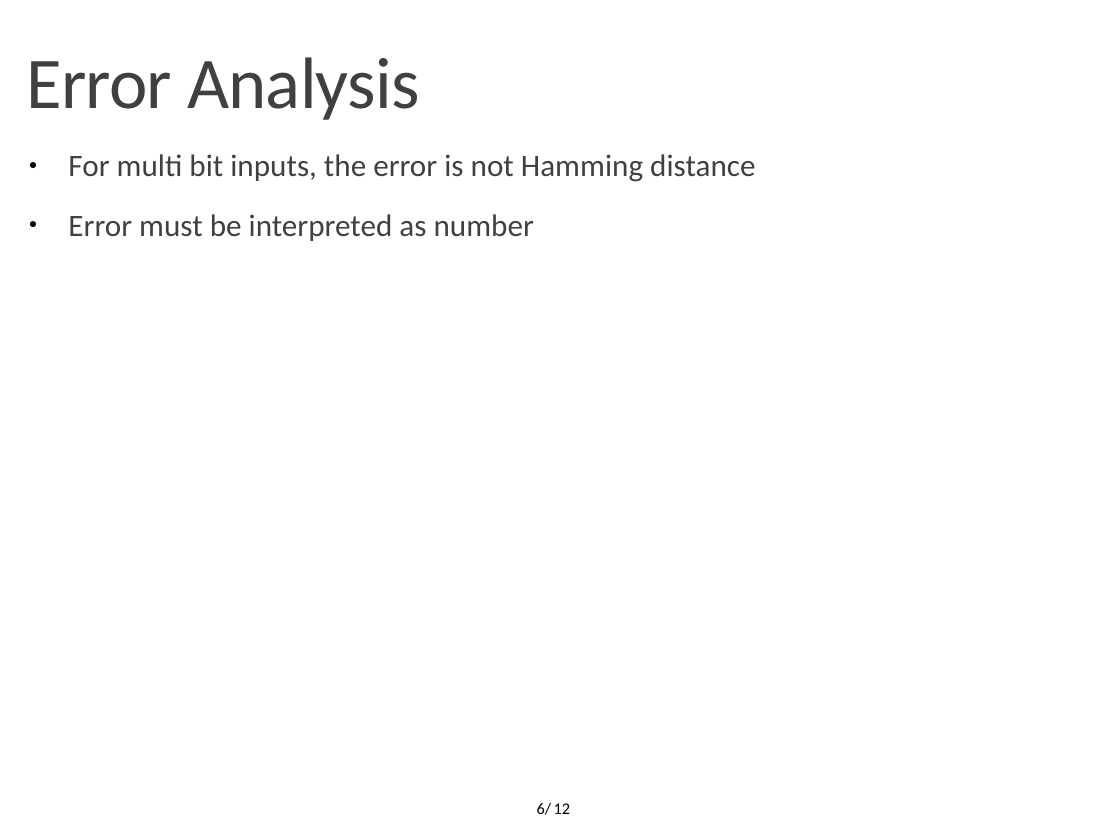
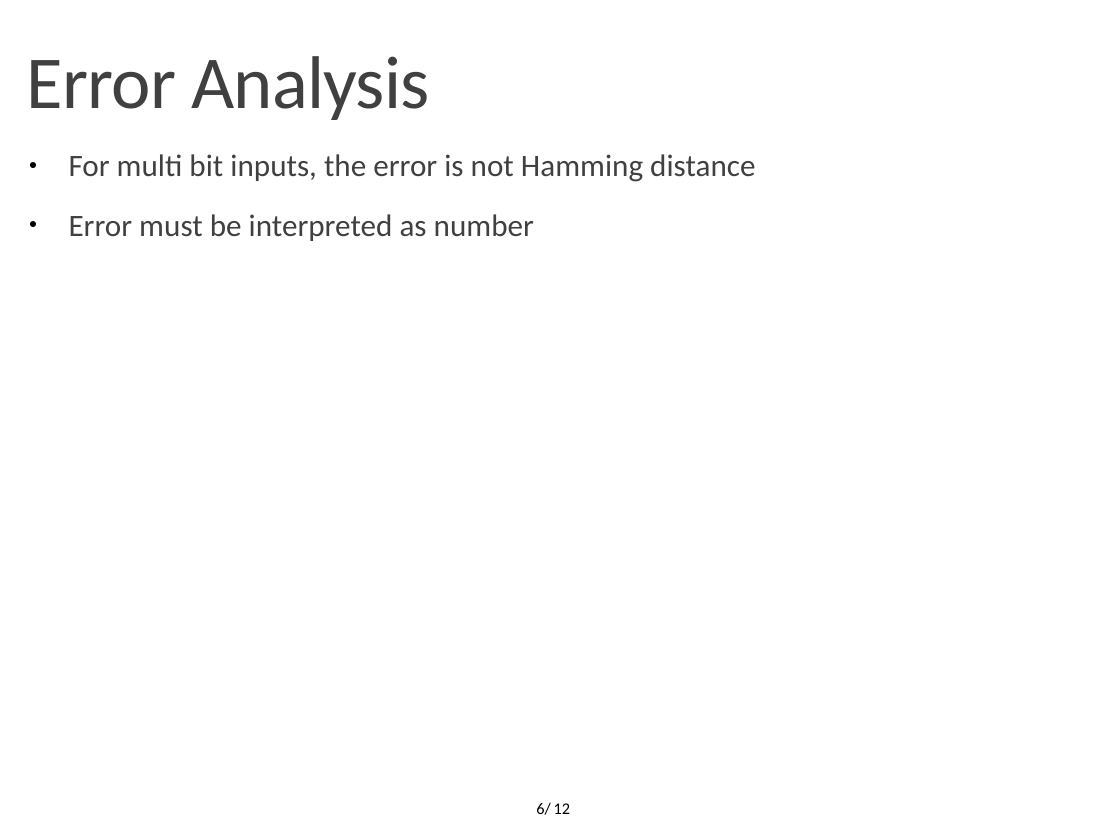
Before and after one commit to OrionLightning/Approximate-Circuit, a slide deck: slide 6 of Presentation Slides/Midterm 23-11-2021.pptx. Drawn at 1120x840 pixels with LibreOffice and Linux fonts; fonts in the diff are those of the drawing; background and template pictures are left out. Boxes give left, top, right and bottom in pixels: in the first picture for what was removed or moved away, otherwise in the second. Text is boxed around its words. In the diff, an @@ line names an element or a change of style, - is before the commit and + after.

```diff
--- a/Presentation Slides/Midterm 23-11-2021.pptx
+++ b/Presentation Slides/Midterm 23-11-2021.pptx
@@ text "Error Analysis" at (27, 56, 429, 120): size 46.8 to 48 pt @@
```
Also in this commit, not shown: 7 other slides changed, 1 other file.
